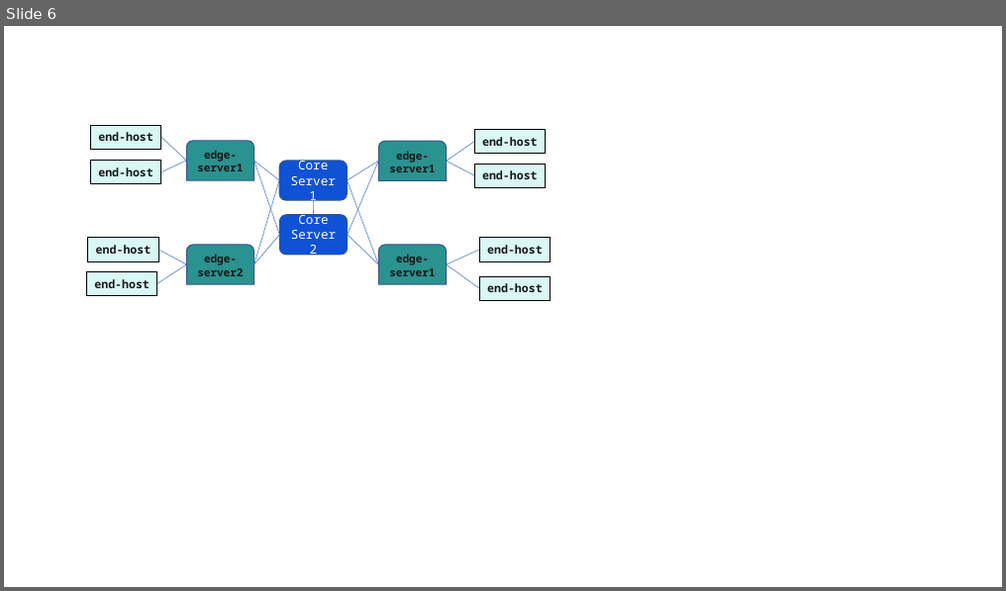
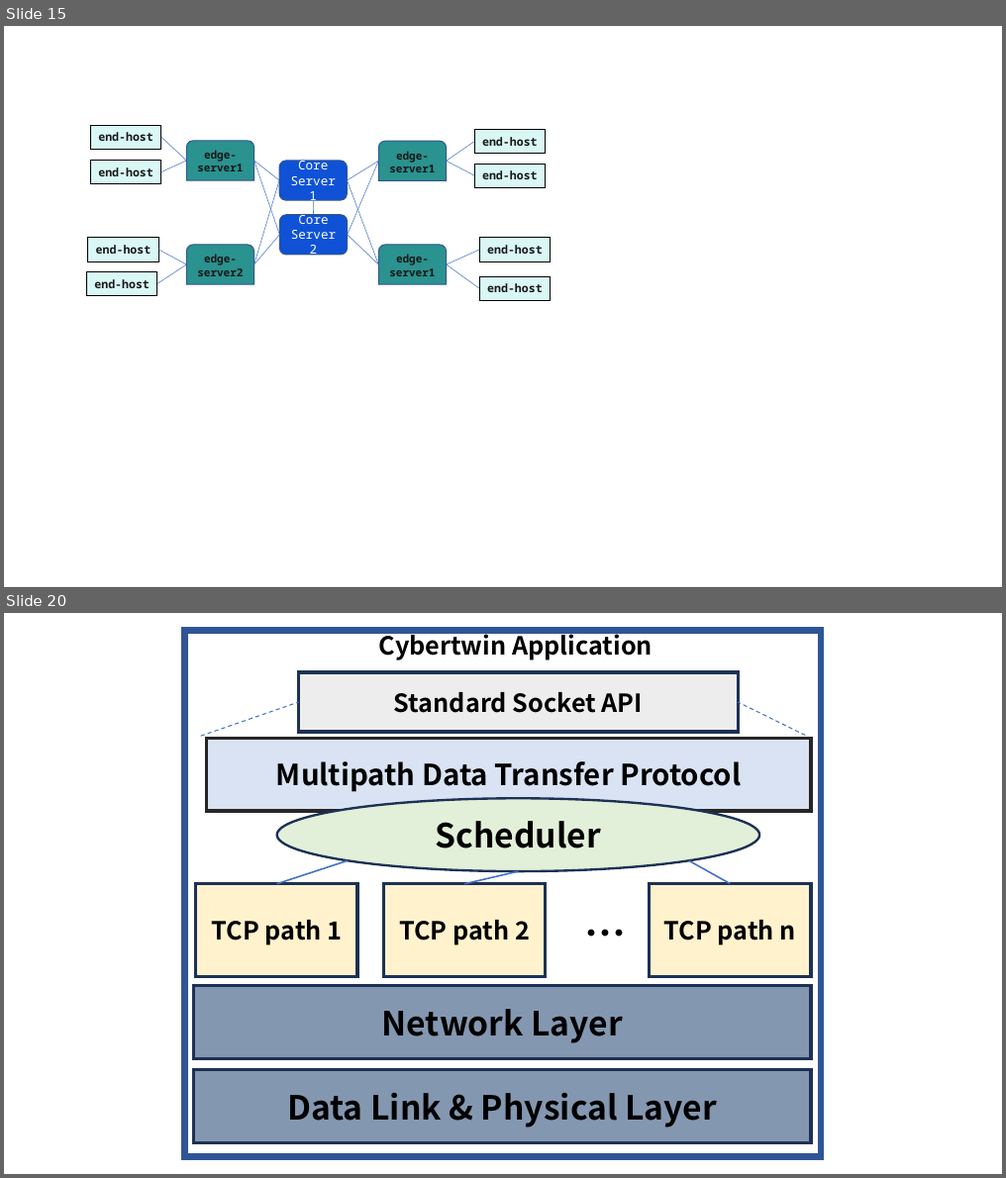
Before and after one commit to myk12/CybertwinSimPlot, a slide deck: arch/CybertwinSimArch.pptx. Shown one above the other, each under a label of ours: slide 6 before the commit, slides 15 and 20 after it; the slides between them are not shown. The pictures are 1006x591 and 1006x1178 pixels, drawn with LibreOffice and Linux fonts; fonts in the diff are those of the drawing. Boxes give left, top, right and bottom in pixels: in the first picture for what was removed or moved away, otherwise in the second. Text is boxed around its words. In the diff, an @@ line names an element or a change of style, - is before the commit and + after.

Commit message:
feat: Add CybertwinSim Architecture Figure

```diff
--- a/arch/CybertwinSimArch.pptx
+++ b/arch/CybertwinSimArch.pptx
@@ slide 20 added at (4,613,1002,1174), background #FFFFFF @@
@@ rectangle added at (185,630,822,1157), outline #2F5597 6 pt @@
@@ text added at (379,629,652,661), 24 pt, text #000000, bold @@
+Cybertwin Application
@@ rectangle added at (299,672,739,732), fill #EDEDED, outline #1E3256 3 pt, 24 pt, text #000000, bold @@
+Standard Socket API
@@ line added from (201, 736) to (299, 702), #4472C4 1 pt dashed @@
@@ line added from (806, 735) to (738, 702), #4472C4 1 pt dashed @@
@@ rectangle added at (206,738,811,811), fill #DAE3F3, outline #262626 3 pt, 28 pt, text #000000, bold @@
+Multipath Data Transfer Protocol
@@ ellipse added at (277,799,760,872), fill #E2F0D9, outline #1E3256 2.25 pt, 32 pt, text #000000, bold @@
+Scheduler
@@ line added from (276, 884) to (348, 861), #4472C4 1.5 pt @@
@@ line added from (464, 884) to (519, 871), #4472C4 1.5 pt @@
@@ line added from (731, 884) to (689, 861), #4472C4 1.5 pt @@
@@ rectangle added at (196,884,358,977), fill #FFF2CC, outline #1E3256 3 pt, 24 pt, text #000000, bold @@
+TCP path 1
@@ rectangle added at (383,884,546,977), fill #FFF2CC, outline #1E3256 3 pt, 24 pt, text #000000, bold @@
+TCP path 2
@@ text added at (577,903,649,961), 40 pt, text #000000, bold @@
+…
@@ rectangle added at (649,884,811,977), fill #FFF2CC, outline #1E3256 3 pt, 24 pt, text #000000, bold @@
+TCP path n
@@ rectangle added at (194,986,811,1059), fill #8497B0, outline #1E3256 3 pt, 32 pt, text #000000, bold @@
+Network Layer
@@ rectangle added at (194,1070,811,1144), fill #8497B0, outline #1E3256 3 pt, 32 pt, text #000000, bold @@
+Data Link & Physical Layer
@@ what was slide 6 is now slide 15 @@
```
Also in this commit, not shown: 5 slides changed, 15 other slides added.
